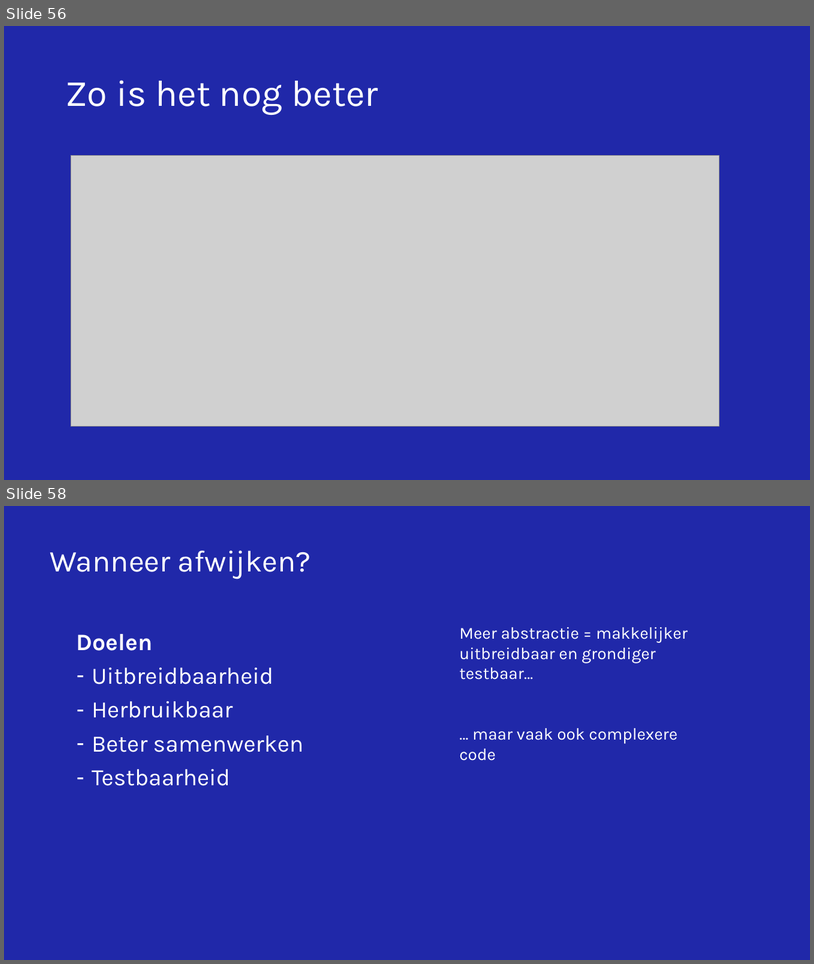
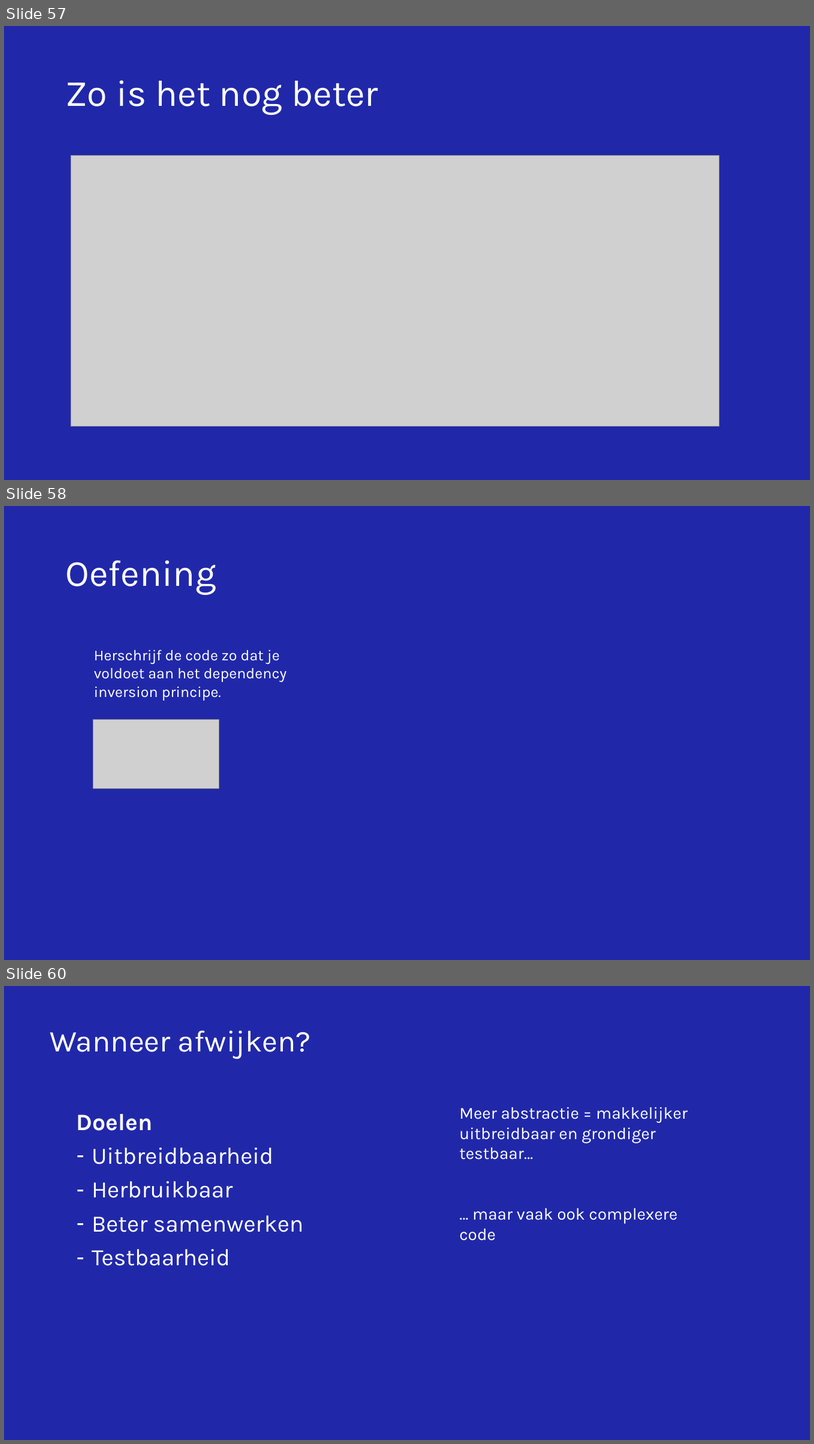
Before and after one commit to NickDekker/SOLID-GRASP, a slide deck: Presentatie/SOLID-Grasp-training.pptx. Shown one above the other, each under a label of ours: slides 56 and 58 before the commit, slides 57, 58 and 60 after it; the slides between them are not shown. The pictures are 814x964 and 814x1444 pixels, drawn with LibreOffice and Linux fonts; fonts in the diff are those of the drawing; grey boxes stand for pictures; background and template pictures are left out. Boxes give left, top, right and bottom in pixels: in the first picture for what was removed or moved away, otherwise in the second. Text is boxed around its words. In the diff, an @@ line names an element or a change of style, - is before the commit and + after.

```diff
--- a/Presentatie/SOLID-Grasp-training.pptx
+++ b/Presentatie/SOLID-Grasp-training.pptx
@@ slide 58 added at box(4, 506, 810, 960), background #2028A9 @@
@@ title added at box(65, 560, 216, 595), 44 pt, text #FFFFFF @@
+Oefening
@@ text added at box(94, 649, 287, 700), 18 pt, text #FFFFFF @@
+Herschrijf de code zo dat je voldoet aan het dependency inversion principe.
@@ picture added at box(93, 720, 219, 789) @@
@@ what was slide 56 is now slide 57 @@
@@ what was slide 58 is now slide 60 @@
```
Also in this commit, not shown: 5 slides changed, 6 other slides added, 4 slides removed.
